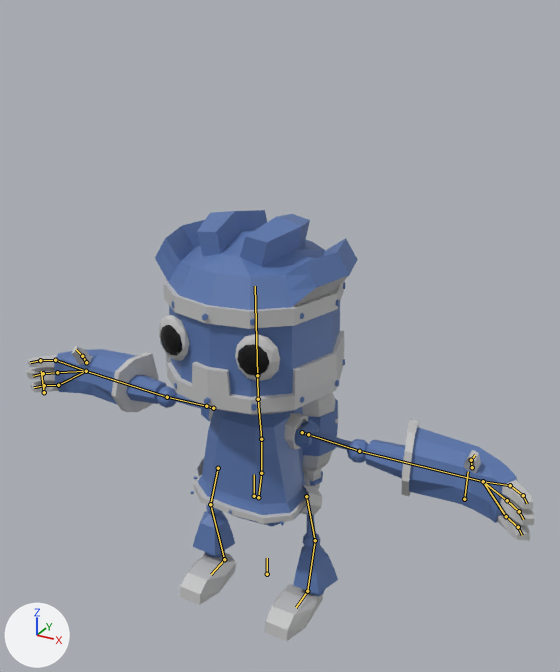
Two versions of the Blender file Blend/Robot.blend, one commit apart.
Camera for both pictures: a 50 mm lens placed at (4.11, -6.94, 7.08), pointed at (0.15, 0.27, 3.47). Lighting does not change. The marker at lower left points along +X, +Y and +Z. The bones that bend it are drawn over the model as lines.

Names of what the first picture shows: 'Arm.L', 'Arm.R', 'Foot.L', 'Foot.R', 'Hand.L', 'Hand.R', 'Head', 'Jetpack', 'Leg.L', 'Leg.R', 'LowerLeg.L', 'LowerLeg.R', 'Shoulder.L', 'Shoulder.R', 'Torso'.
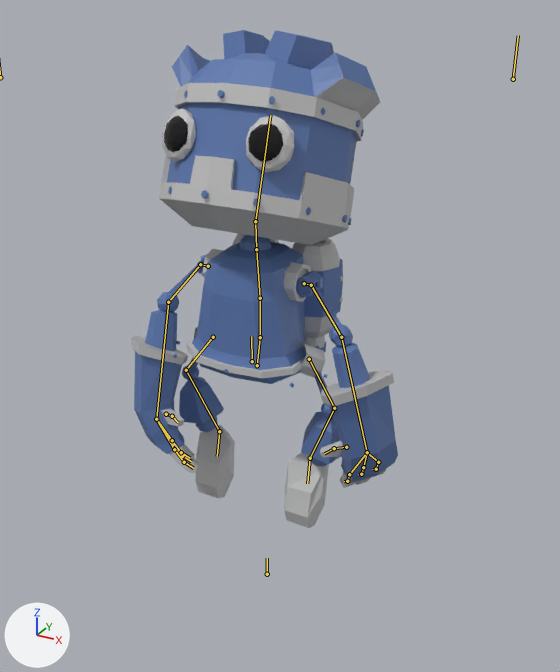
The newer file adds an action. The first version stands in its rest pose; the second is drawn at frame 11 of the action 'Robot_Hang_Jump'.

Pixel boxes (x1, y1, x2, y2) of what changed, in the pictures (560 x 672 px):
'Head', posed (9% wider)
    before: (155, 210, 358, 415)
    after: (159, 30, 380, 245)
'Torso', posed
    before: (191, 407, 322, 527)
    after: (173, 235, 328, 388)
'Hand.L', posed (54% narrower, 19% taller)
    before: (365, 419, 535, 541)
    after: (320, 343, 398, 488)
'Hand.R', posed (52% narrower, 145% taller)
    before: (26, 346, 167, 412)
    after: (131, 310, 198, 473)
'Jetpack', posed
    before: (302, 392, 339, 489)
    after: (233, 233, 344, 352)
'Foot.L', posed (22% narrower, 31% taller)
    before: (265, 584, 323, 641)
    after: (284, 453, 329, 528)
'Foot.R', posed (30% narrower, 42% taller)
    before: (180, 553, 236, 605)
    after: (196, 425, 235, 499)
'LowerLeg.R', posed (7% wider, 19% taller)
    before: (193, 511, 235, 557)
    after: (179, 377, 224, 432)
'LowerLeg.L', posed
    before: (293, 545, 338, 596)
    after: (301, 411, 341, 466)
'Arm.L', posed (29% narrower, 97% taller)
    before: (312, 432, 369, 463)
    after: (313, 285, 353, 347)
'Arm.R', posed
    before: (157, 386, 202, 409)
    after: (157, 265, 198, 312)
'Shoulder.L', posed (8% wider)
    before: (294, 420, 319, 448)
    after: (296, 270, 323, 298)
'Leg.L', posed
    before: (303, 514, 321, 550)
    after: (315, 372, 333, 417)
'Leg.R', posed
    before: (206, 505, 222, 516)
    after: (182, 358, 199, 381)
bone 'Foot.L', root to tip
    before: (307, 591) to (296, 607)
    after: (310, 458) to (307, 483)
bone 'Body', root to tip
    before: (254, 496) to (254, 474)
    after: (252, 361) to (251, 336)
bone 'Head', root to tip
    before: (257, 375) to (255, 286)
    after: (255, 221) to (270, 115)
bone 'UpperArm.L', root to tip
    before: (308, 434) to (359, 451)
    after: (311, 285) to (341, 337)
bone 'LowerArm.L', root to tip
    before: (359, 451) to (483, 481)
    after: (341, 337) to (367, 452)
bone 'UpperArm.R', root to tip
    before: (206, 406) to (167, 397)
    after: (200, 264) to (168, 302)
bone 'LowerArm.R', root to tip
    before: (167, 397) to (86, 371)
    after: (168, 302) to (156, 419)
bone 'PoleTarget.L', root to tip
    before: (464, 499) to (468, 471)
    after: (513, 79) to (518, 35)
bone 'Foot.R', root to tip
    before: (224, 559) to (211, 574)
    after: (219, 431) to (217, 456)

The change, as a diff of the scene's bpy script:
```diff
--- a/Blend/Robot.blend.py
+++ b/Blend/Robot.blend.py
@@ bone_foot_l @@
 bone_foot_l = bpy.data.objects['RobotArmature'].pose.bones['Foot.L']  # child of 'Bone'
-bone_foot_l.location = (0.0, 0.0, 0.0)
-bone_foot_l.rotation_quaternion = (1.0, 0.0, 0.0, 0.0)  # degrees (0, 0, 0)
+bone_foot_l.location = (0.0, -0.07, 2.01)
+bone_foot_l.rotation_quaternion = (0.78, -0.626, 0.0, 0.0)  # degrees (-78, 0, 0)
@@ bone_body @@
 bone_body = bpy.data.objects['RobotArmature'].pose.bones['Body']  # child of 'Bone'
-bone_body.location = (0.0, 0.0, 0.0)
+bone_body.location = (0.0, 1.83, 0.0)
@@ bone_head @@
 bone_head = bpy.data.objects['RobotArmature'].pose.bones['Head']  # child of 'Neck'
-bone_head.rotation_quaternion = (1.0, 0.0, 0.0, 0.0)  # degrees (0, 0, 0)
+bone_head.rotation_quaternion = (0.986, -0.164, 0.0, 0.0)  # degrees (-19, 0, 0)
@@ bone_upperarm_l @@
 bone_upperarm_l = bpy.data.objects['RobotArmature'].pose.bones['UpperArm.L']  # child of 'Shoulder.L'
-bone_upperarm_l.location = (0.0, 0.0, 0.0)
-bone_upperarm_l.rotation_quaternion = (1.0, 0.0, 0.0, 0.0)  # degrees (0, 0, 0)
+bone_upperarm_l.location = (0.07, 0.0, -0.02)
+bone_upperarm_l.rotation_quaternion = (0.749, -0.248, 0.361, -0.231)  # degrees (-52, 32, -50)
@@ bone_lowerarm_l @@
 bone_lowerarm_l = bpy.data.objects['RobotArmature'].pose.bones['LowerArm.L']  # child of 'UpperArm.L'
-bone_lowerarm_l.location = (0.0, 0.0, 0.0)
-bone_lowerarm_l.rotation_quaternion = (1.0, 0.0, 0.0, 0.0)  # degrees (0, 0, 0)
+bone_lowerarm_l.location = (0.02, -0.02, -0.03)
+bone_lowerarm_l.rotation_quaternion = (0.773, -0.12, 0.526, -0.335)  # degrees (-52, 47, -71)
@@ bone_upperarm_r @@
 bone_upperarm_r = bpy.data.objects['RobotArmature'].pose.bones['UpperArm.R']  # child of 'Shoulder.R'
-bone_upperarm_r.location = (0.0, 0.0, 0.0)
-bone_upperarm_r.rotation_quaternion = (1.0, 0.0, 0.0, 0.0)  # degrees (0, 0, 0)
+bone_upperarm_r.location = (0.06, -0.01, 0.03)
+bone_upperarm_r.rotation_quaternion = (0.637, -0.27, -0.517, 0.355)  # degrees (-75, -32, 83)
@@ bone_lowerarm_r @@
 bone_lowerarm_r = bpy.data.objects['RobotArmature'].pose.bones['LowerArm.R']  # child of 'UpperArm.R'
-bone_lowerarm_r.location = (0.0, 0.0, 0.0)
-bone_lowerarm_r.rotation_quaternion = (1.0, 0.0, 0.0, 0.0)  # degrees (0, 0, 0)
+bone_lowerarm_r.location = (0.03, 0.02, 0.01)
+bone_lowerarm_r.rotation_quaternion = (0.919, -0.013, -0.186, 0.348)  # degrees (-9, -19, 43)
@@ bone_poletarget_l @@
 bone_poletarget_l = bpy.data.objects['RobotArmature'].pose.bones['PoleTarget.L']  # child of 'Bone'
-bone_poletarget_l.location = (0.0, 0.0, 0.0)
+bone_poletarget_l.location = (0.0, 3.84, 0.0)
@@ bone_foot_r @@
 bone_foot_r = bpy.data.objects['RobotArmature'].pose.bones['Foot.R']  # child of 'Bone'
-bone_foot_r.location = (0.0, 0.0, 0.0)
-bone_foot_r.rotation_quaternion = (1.0, 0.0, 0.0, 0.0)  # degrees (0, 0, 0)
+bone_foot_r.location = (0.0, -0.07, 2.01)
+bone_foot_r.rotation_quaternion = (0.795, -0.607, 0.0, 0.0)  # degrees (-75, 0, 0)
@@ bone_poletarget_r @@
 bone_poletarget_r = bpy.data.objects['RobotArmature'].pose.bones['PoleTarget.R']  # child of 'Bone'
-bone_poletarget_r.location = (0.0, 0.0, 0.0)
+bone_poletarget_r.location = (0.0, 3.84, 0.0)
```
